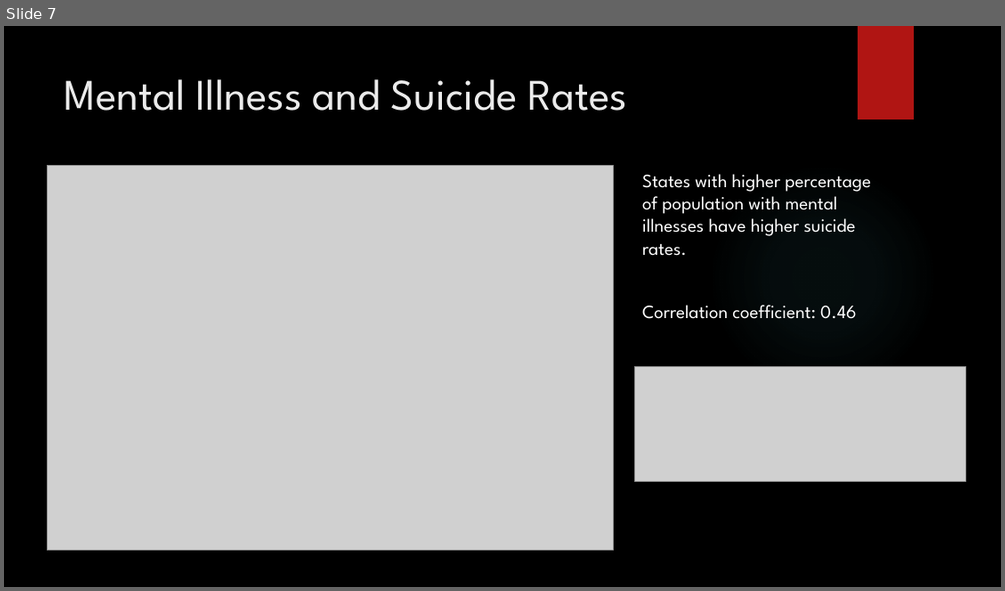
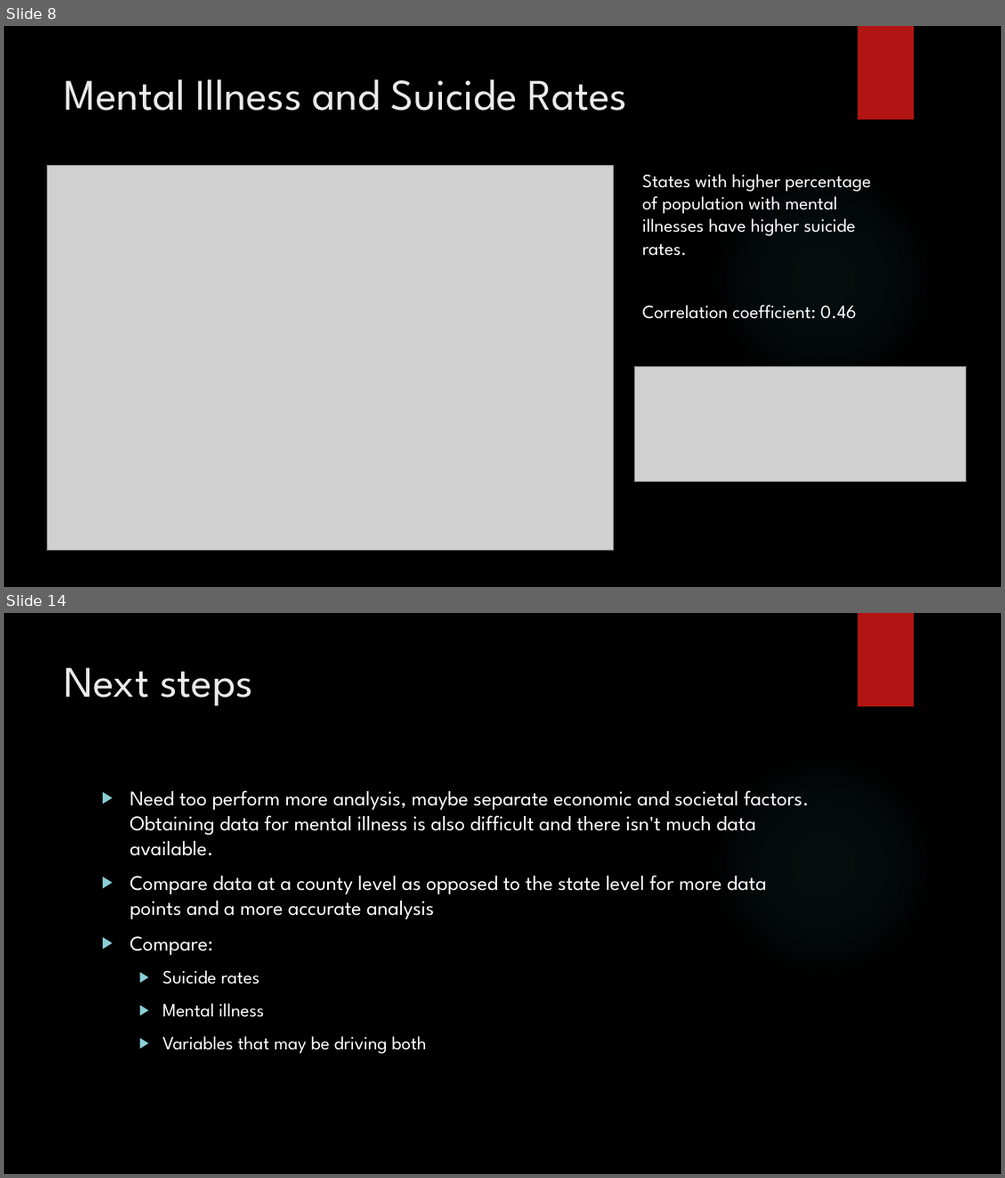
Before and after one commit to brian-e-haley/Mental_health_US, a slide deck: Output/MentalHealth_in_the_US.pptx. Shown one above the other, each under a label of ours: slide 7 before the commit, slides 8 and 14 after it; the slides between them are not shown. The pictures are 1005x591 and 1005x1178 pixels, drawn with LibreOffice and Linux fonts; fonts in the diff are those of the drawing; grey boxes stand for pictures; background and template pictures are left out. Boxes give left, top, right and bottom in pixels: in the first picture for what was removed or moved away, otherwise in the second. Text is boxed around its words. In the diff, an @@ line names an element or a change of style, - is before the commit and + after.

```diff
--- a/Output/MentalHealth_in_the_US.pptx
+++ b/Output/MentalHealth_in_the_US.pptx
@@ slide 14 added at bbox=[4, 613, 1001, 1174], background picture (left out); not listed: 2 template elements that a slide beside it also shows @@
@@ title added at bbox=[65, 667, 253, 706], 42 pt, text #EBEBEB @@
+Next steps
@@ text added at bbox=[129, 790, 809, 1054], 20 pt, text #FFFFFF @@
+▶ Need too perform more analysis, maybe separate economic and societal factors. Obtaining data for mental illness is also difficult and there isn't much data available.
+▶ Compare data at a county level as opposed to the state level for more data points and a more accurate analysis
+▶ Compare:
+  ▶ Suicide rates
+  ▶ Mental illness
+  ▶ Variables that may be driving both
@@ what was slide 7 is now slide 8 @@
```
Also in this commit, not shown: 8 slides changed, 1 other slide added.
